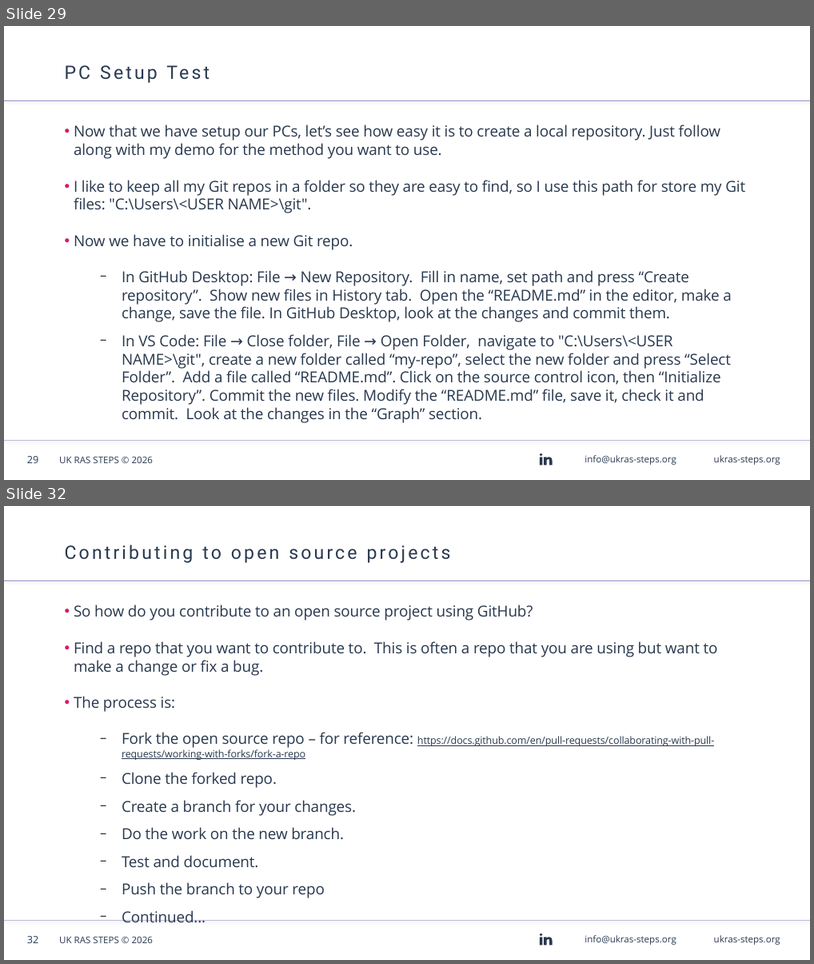
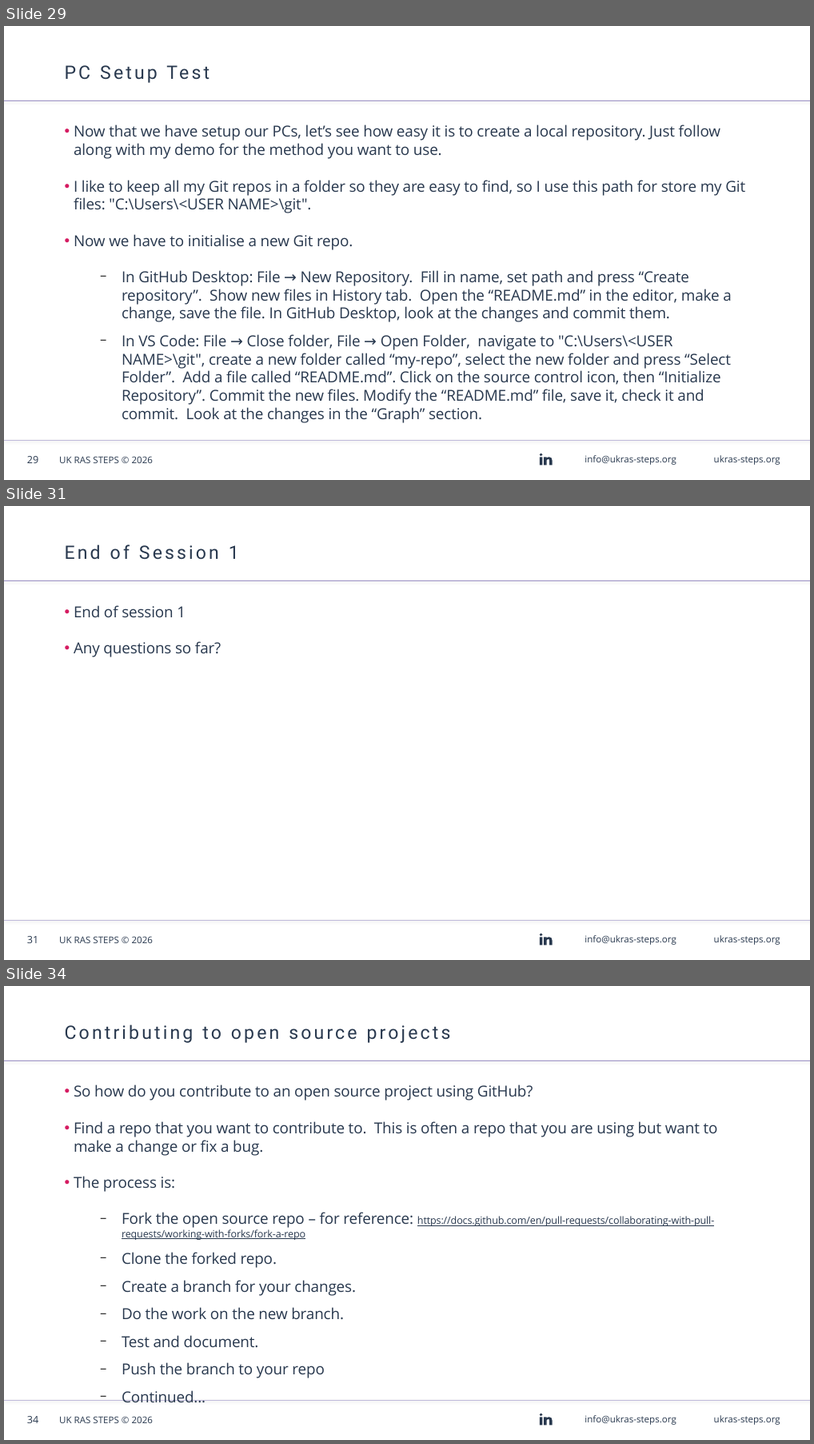
Before and after one commit to AndyBlightLeeds/git-github-workshop, a slide deck: presentation/Git & GitHub Workshop - Windows.odp. Shown one above the other, each under a label of ours: slides 29 and 32 before the commit, slides 29, 31 and 34 after it; the slides between them are not shown. The pictures are 814x964 and 814x1444 pixels, drawn with LibreOffice and Linux fonts; fonts in the diff are those of the drawing; background and template pictures are left out. Boxes give left, top, right and bottom in pixels: in the first picture for what was removed or moved away, otherwise in the second. Text is boxed around its words. In the diff, an @@ line names an element or a change of style, - is before the commit and + after.

```diff
--- a/presentation/Git & GitHub Workshop - Windows.odp
+++ b/presentation/Git & GitHub Workshop - Windows.odp
@@ slide 31 added at (x1=4, y1=506, x2=810, y2=960), background #FFFFFF; not listed: 7 template elements that a slide beside it also shows @@
@@ title added at (x1=65, y1=544, x2=239, y2=560), 22 pt, text #28384E @@
+End of Session 1
@@ text added at (x1=74, y1=605, x2=221, y2=657), 18 pt, text #28384E @@
+• End of session 1
+• Any questions so far?
@@ what was slide 32 is now slide 34 @@
@@ page number at (x1=27, y1=1416, x2=38, y2=1423): text changed @@
-32
+34
```
Also in this commit, not shown: 4 slides changed, 1 other slide added, 1 other file.
